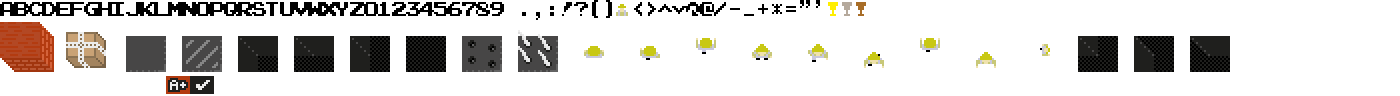
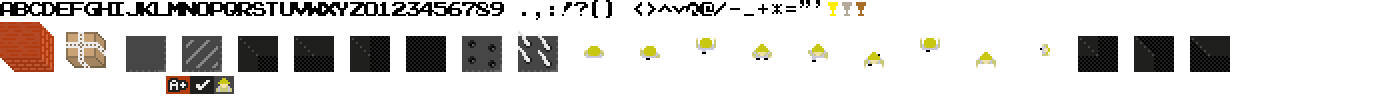
Two versions of the same layered image (w=1400, h=96). Layer-by-layer changes:
renamed "A+" to "misc", painted on it over [left=214, top=76, right=234, bottom=94]
painted on "blocks" over [left=618, top=10, right=626, bottom=16]
painted on "chars" over [left=616, top=4, right=628, bottom=16]
